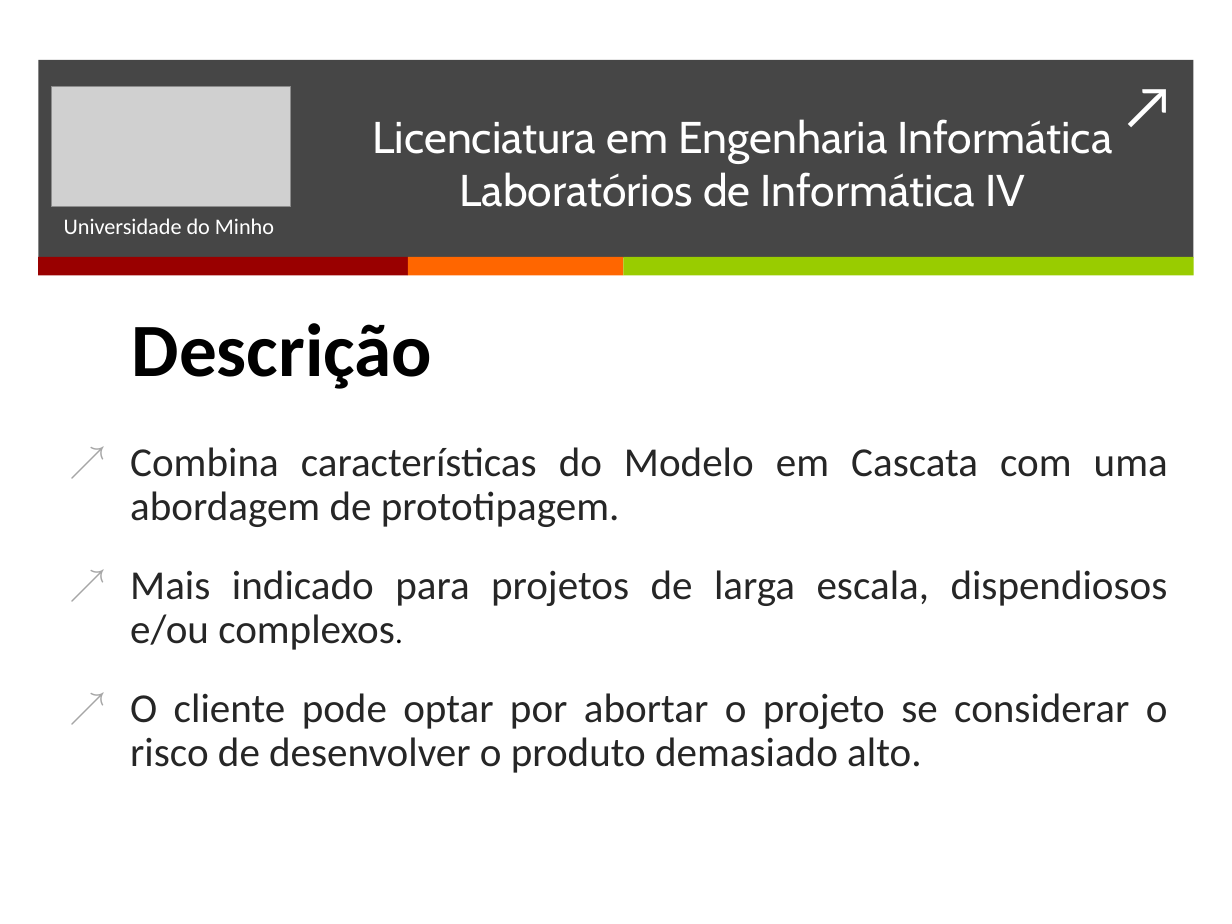
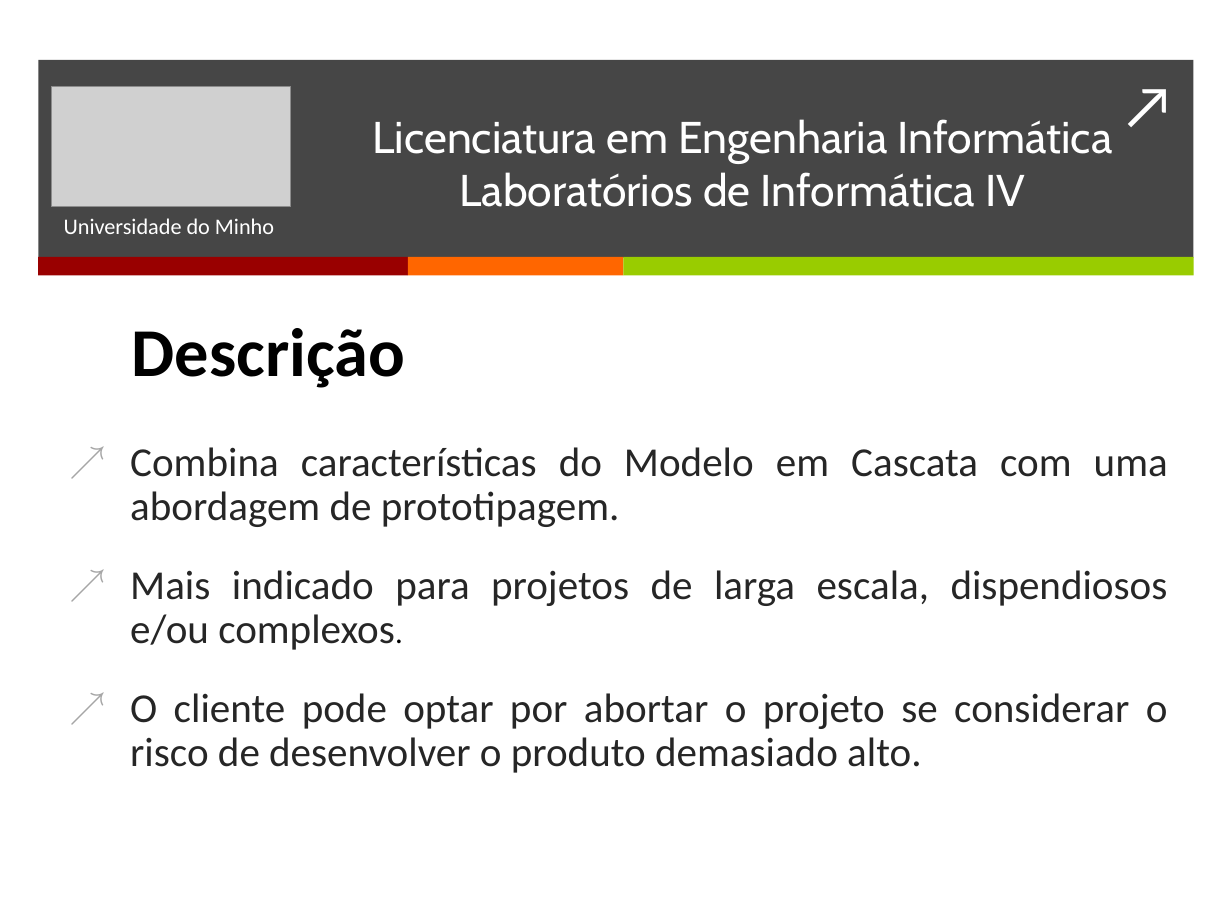
Before and after one commit to BrunoTorres/LI4, a slide deck: slide 5 of Apresentação/Apresentacao.pptx. Drawn at 1232x924 pixels with LibreOffice and Linux fonts; fonts in the diff are those of the drawing; grey boxes stand for pictures. Boxes give left, top, right and bottom in pixels: in the first picture for what was removed or moved away, otherwise in the second. Text is boxed around its words. In the diff, an @@ line names an element or a change of style, - is before the commit and + after.

```diff
--- a/Apresentação/Apresentacao.pptx
+++ b/Apresentação/Apresentacao.pptx
@@ text at (x1=132, y1=328, x2=405, y2=388): size 44 to 40 pt in "Descrição" @@
```
Also in this commit, not shown: 5 other slides changed.
